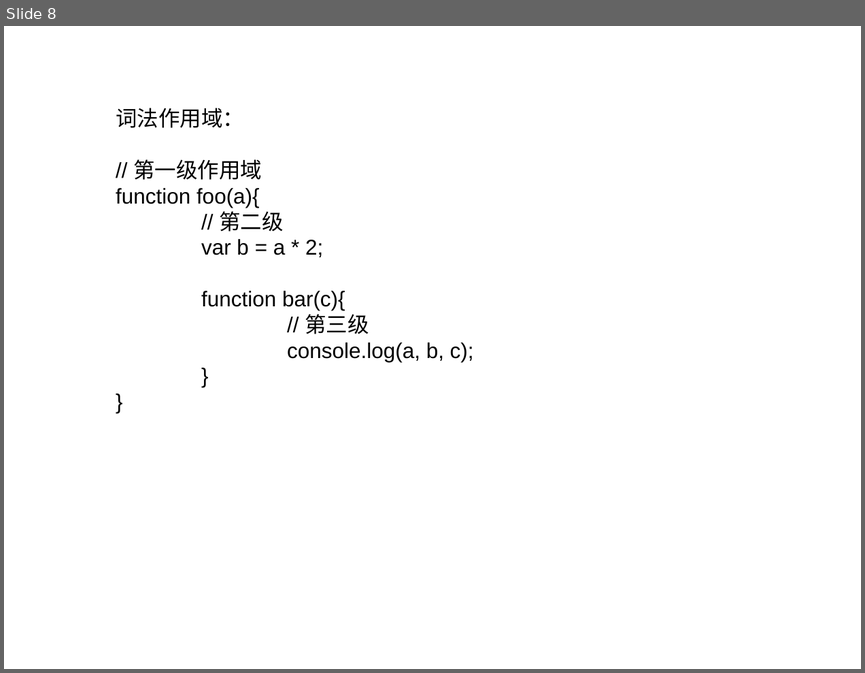
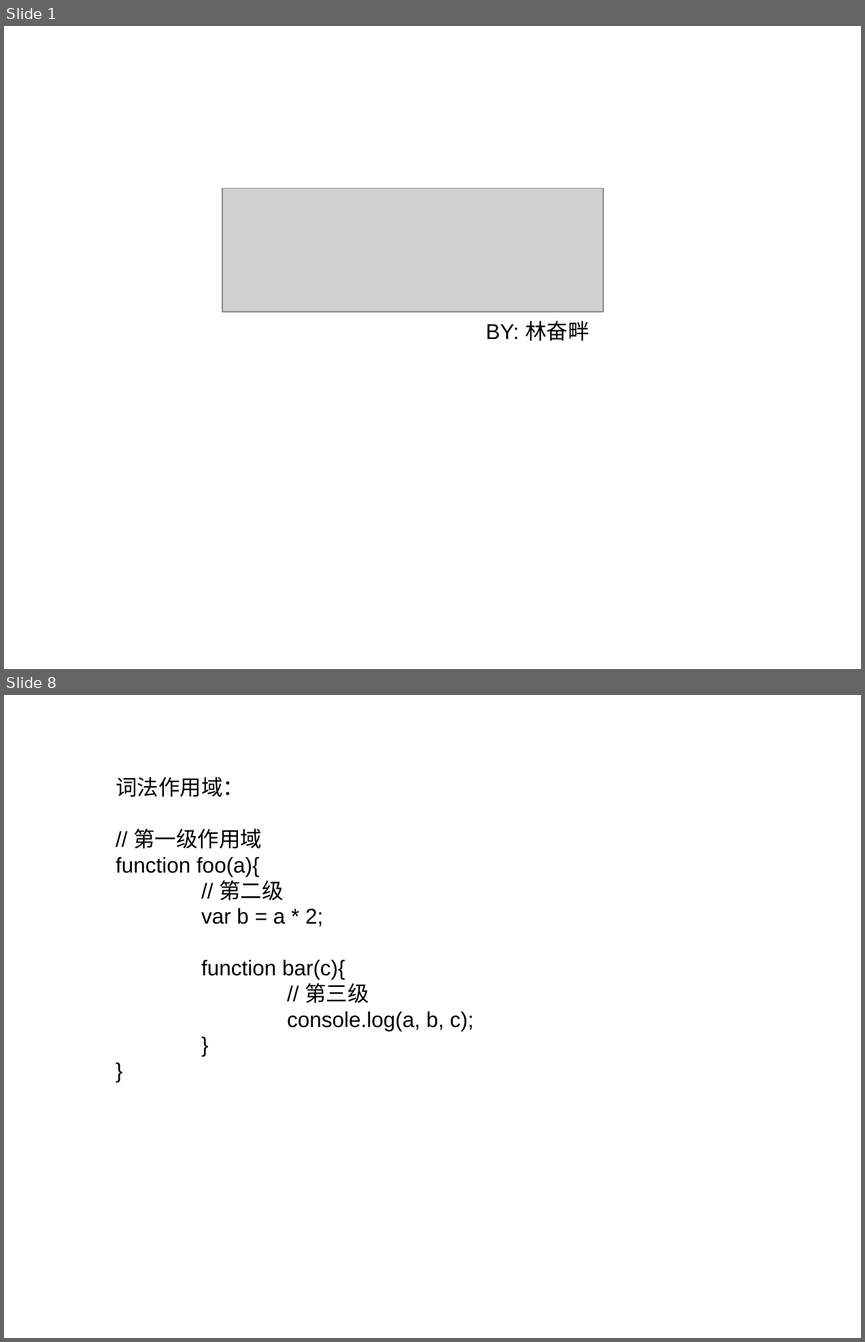
Before and after one commit to linfenpan/flamingo, a slide deck: share/脚本执行的3兄弟.ppt. Shown one above the other, each under a label of ours: slide 8 before the commit, slides 1 and 8 after it; the slides between them are not shown. The pictures are 865x673 and 865x1342 pixels, drawn with LibreOffice and Linux fonts; fonts in the diff are those of the drawing; grey boxes stand for pictures. Boxes give left, top, right and bottom in pixels: in the first picture for what was removed or moved away, otherwise in the second. Text is boxed around its words. In the diff, an @@ line names an element or a change of style, - is before the commit and + after.

```diff
--- a/share/脚本执行的3兄弟.ppt
+++ b/share/脚本执行的3兄弟.ppt
@@ slide 1 added at [4, 26, 861, 669], background #FFFFFF @@
@@ picture added at [222, 188, 604, 312] @@
@@ text added at [485, 320, 589, 341], 18 pt, text #000000 @@
+BY: 林奋畔
```
Also in this commit, not shown: 9 slides changed, 5 slides removed, 23 other files.
